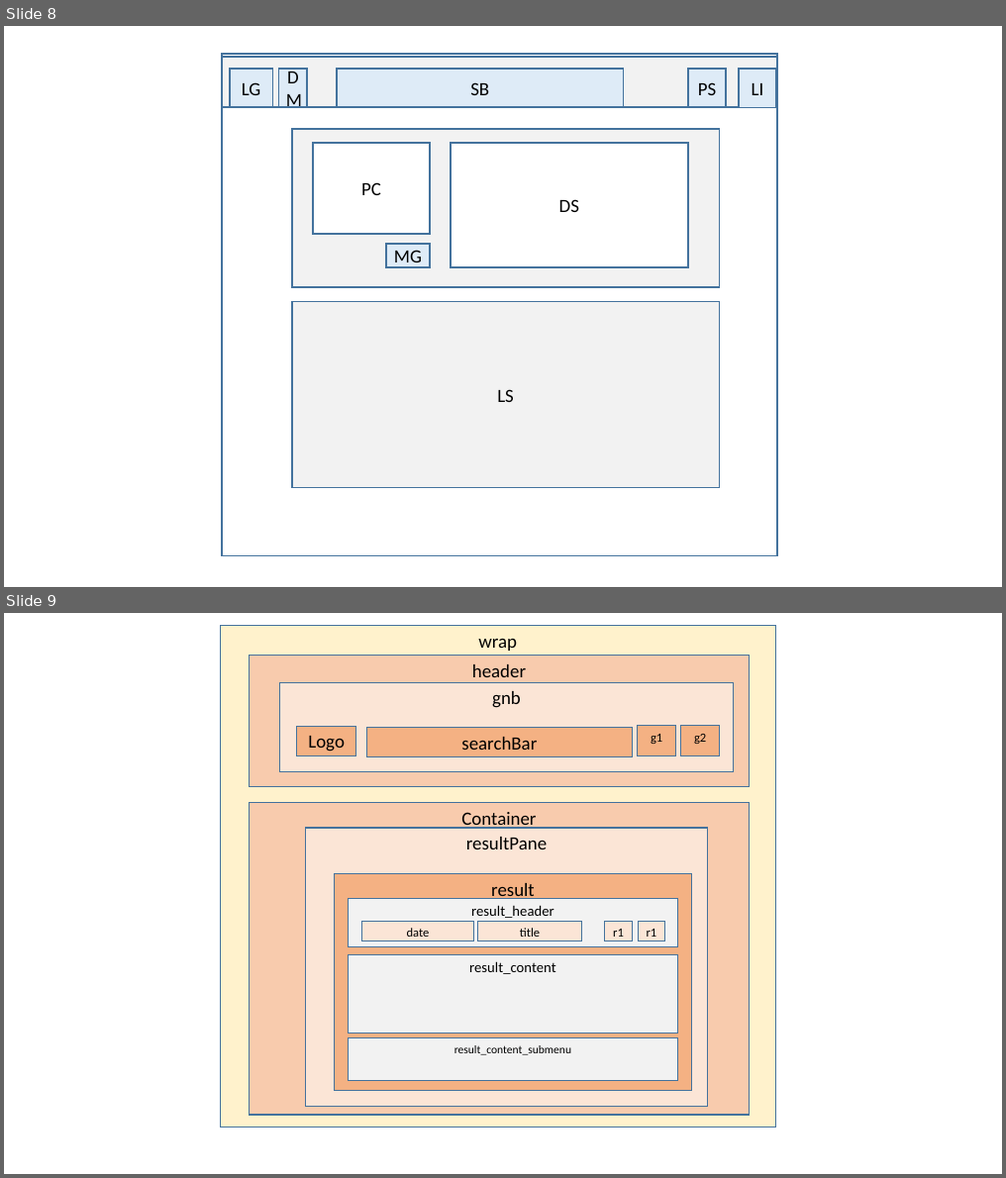
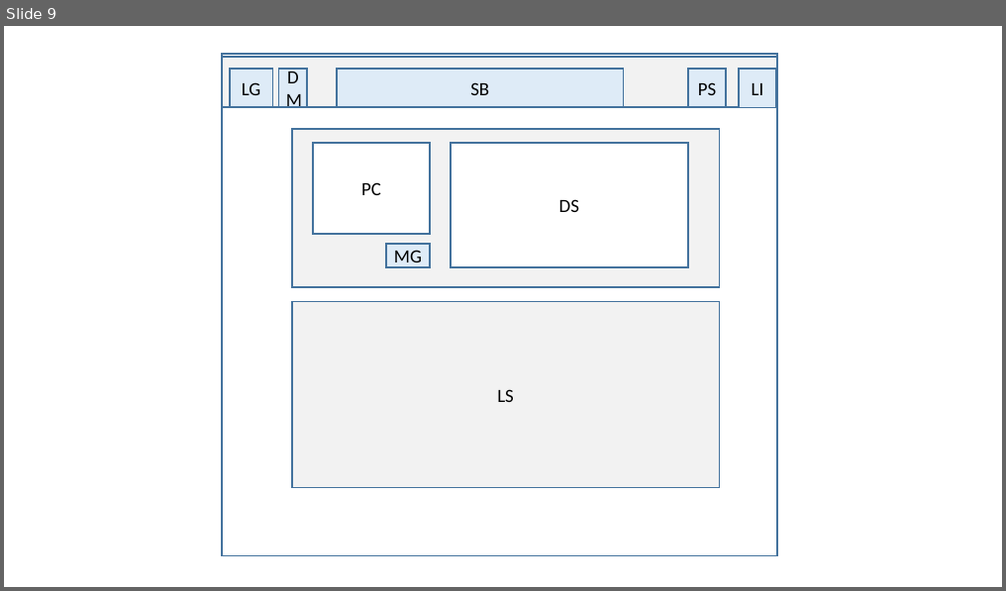
Before and after one commit to ThrownDice/UB, a slide deck: doc/layout(specification_in_slideNote).pptx. Shown one above the other, each under a label of ours: slides 8 and 9 before the commit, slide 9 after it. The pictures are 1006x1178 and 1006x591 pixels, drawn with LibreOffice and Linux fonts; fonts in the diff are those of the drawing. Boxes give left, top, right and bottom in pixels: in the first picture for what was removed or moved away, otherwise in the second. Text is boxed around its words. In the diff, an @@ line names an element or a change of style, - is before the commit and + after.

```diff
--- a/doc/layout(specification_in_slideNote).pptx
+++ b/doc/layout(specification_in_slideNote).pptx
@@ slide 9 removed at (x1=4, y1=613, x2=1002, y2=1174), background #FFFFFF @@
@@ rectangle removed at (x1=220, y1=626, x2=775, y2=1128) @@
-wrap
@@ rectangle removed at (x1=250, y1=656, x2=749, y2=787) @@
-header
@@ rectangle removed at (x1=280, y1=682, x2=734, y2=772) @@
-gnb
@@ rectangle removed at (x1=297, y1=726, x2=356, y2=756) @@
-Logo
@@ rectangle removed at (x1=367, y1=728, x2=633, y2=758) @@
-searchBar
@@ rectangle removed at (x1=638, y1=725, x2=676, y2=756) @@
-g1
@@ rectangle removed at (x1=681, y1=725, x2=720, y2=756) @@
-g2
@@ rectangle removed at (x1=250, y1=803, x2=749, y2=1115) @@
-Container
@@ rectangle removed at (x1=306, y1=828, x2=709, y2=1106) @@
-resultPane
@@ rectangle removed at (x1=334, y1=874, x2=692, y2=1090) @@
-result
@@ group removed at (x1=349, y1=899, x2=678, y2=948): 5 rectangles @@
-result_header
-title
-date
-r1
-r1
@@ rectangle removed at (x1=349, y1=956, x2=678, y2=1034) @@
-result_content
@@ rectangle removed at (x1=349, y1=1039, x2=678, y2=1081) @@
-result_content_submenu
@@ what was slide 8 is now slide 9 @@
```
Also in this commit, not shown: 2 slides changed, 4 slides added, 3 other slides removed, 2 other files.
